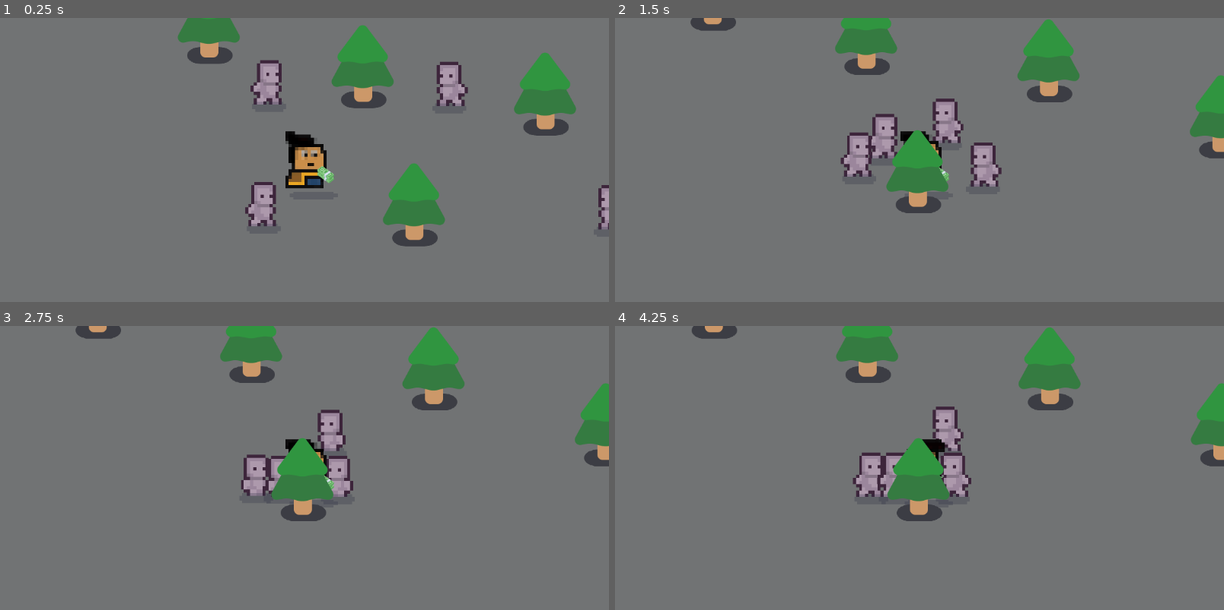
Above: before the commit, frames 1-4 (two rows, left to right).
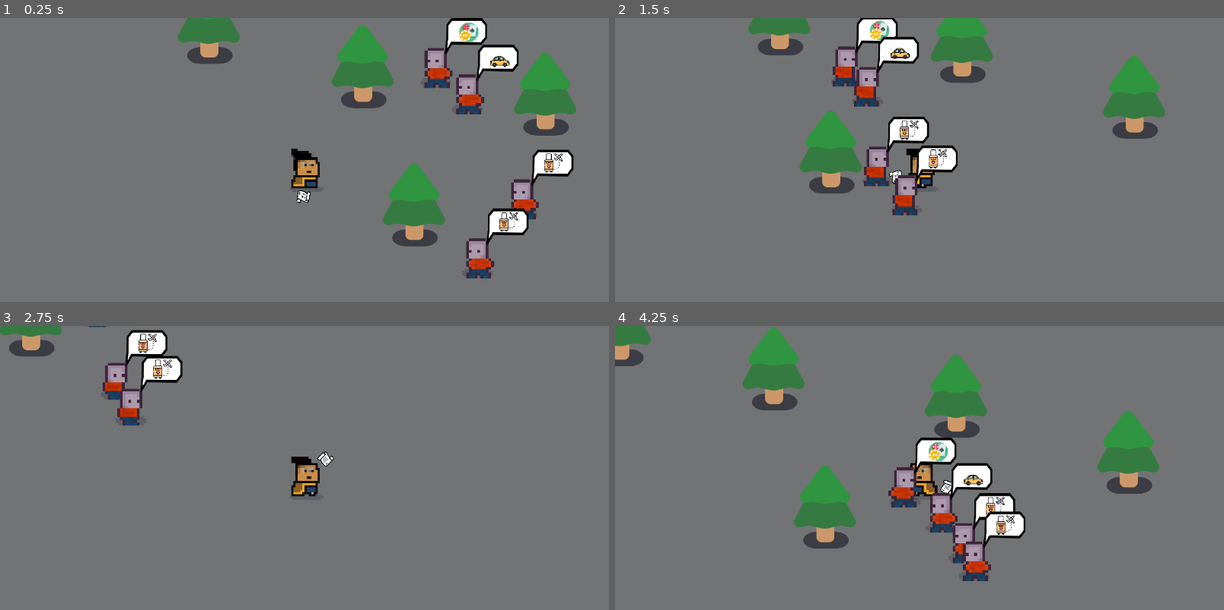
Above: after the commit, the same moments.

Repository: ZeekHoft/MoneyFrenzy
Game: Godot game, scene res://scenes/game.tscn
Same seed, same stepped clock (60 frames per second), same inputs: the game is played once before the commit and once after it.
Inputs (mouse positions are in pixels of both pictures, inside the frame that each line leads up to):
- Up to frame 1 (0.25 s): no input
- Up to frame 2 (1.5 s): move the mouse to (1053, 171) at 0.52 s; hold D (move_right) 0.53-1.28 s; move the mouse to (797, 205) at 1.27 s; hold S (move_down) from 1.28 s (still down)
- Up to frame 3 (2.75 s): move the mouse to (365, 422) at 2.02 s; release S (move_down) at 2.03 s; hold D (move_right) from 2.03 s (still down)
- Up to frame 4 (4.25 s): move the mouse to (889, 564) at 2.77 s; release D (move_right) at 2.78 s; hold W (move_up) 2.78-3.53 s; move the mouse to (1102, 547) at 3.52 s; hold A (move_left) from 3.53 s (still down)

The runs differ from the first frame. In frame 1, 7.3% of the frame differs, in the area x 40-100%, y 0-92%; in frame 2, 17%; in frame 3, 11%; in frame 4, 19%, in the area x 0-100%, y 0-90%.

Commit message:
fixed the logic for thought bubble

Diff:
--- a/mob.gd
+++ b/mob.gd
@@ -7,7 +7,7 @@
 
 func _physics_process(delta):
 	var mob_direction = global_position.direction_to(business_man.global_position)
-	velocity = mob_direction * 200.0
+	velocity = mob_direction * 100.0
 	animated_sprite_2d.play("running")
 	move_and_slide()
 
--- /dev/null
+++ b/random_images.gd
@@ -0,0 +1,10 @@
+extends Sprite2D
+
+var frames = texture.get_width() / region_rect.size.x
+
+
+func _ready():
+	var random_index = randi_range(0, 5)
+	region_rect.position.x = random_index * region_rect.size.x
+	print(frames)
+	print( random_index)
--- a/scenes/business_man.tscn
+++ b/scenes/business_man.tscn
@@ -163,10 +163,11 @@
 height = 106.0
 
 [node name="businessMan" type="CharacterBody2D"]
+scale = Vector2(0.7, 0.7)
 script = ExtResource("1_cm7y0")
 
 [node name="Shadow" type="Sprite2D" parent="."]
-position = Vector2(17.25, -12.25)
+position = Vector2(5.71428, -24.2857)
 scale = Vector2(7.60938, 3.57813)
 texture = ExtResource("2_mifeh")
 
@@ -185,4 +186,4 @@
 [node name="Camera2D" type="Camera2D" parent="."]
 
 [node name="Money" parent="." instance=ExtResource("4_q8pei")]
-position = Vector2(27, -27)
+position = Vector2(8, -50)
--- a/scenes/game.tscn
+++ b/scenes/game.tscn
@@ -35,13 +35,13 @@
 position = Vector2(230, 383)
 
 [node name="mob" parent="." instance=ExtResource("3_usmag")]
-position = Vector2(854, 467)
+position = Vector2(662, 430)
 
 [node name="mob2" parent="." instance=ExtResource("3_usmag")]
-position = Vector2(110, 487)
+position = Vector2(556, 217)
 
 [node name="mob3" parent="." instance=ExtResource("3_usmag")]
-position = Vector2(138, 177)
+position = Vector2(575, 550)
 
 [node name="mob4" parent="." instance=ExtResource("3_usmag")]
-position = Vector2(542, 201)
+position = Vector2(493, 162)
--- a/scenes/mob.tscn
+++ b/scenes/mob.tscn
@@ -1,39 +1,47 @@
-[gd_scene load_steps=10 format=3 uid="uid://beoqdp18yive5"]
+[gd_scene load_steps=12 format=3 uid="uid://beoqdp18yive5"]
 
-[ext_resource type="Texture2D" uid="uid://bqm4fl5bxtlwp" path="res://images/Prototype_Character.png" id="1_l3u8s"]
 [ext_resource type="Script" path="res://mob.gd" id="1_rski6"]
+[ext_resource type="Texture2D" uid="uid://baeofwjlkwhvk" path="res://images/customer.png" id="2_cw705"]
 [ext_resource type="Texture2D" uid="uid://bgxtjkayof65g" path="res://images/Shadow.png" id="3_s8n3j"]
+[ext_resource type="Texture2D" uid="uid://drn1kf7lkr0e3" path="res://images/bubble_thought.png" id="4_1awi4"]
+[ext_resource type="PackedScene" uid="uid://b20yp6d1wkslj" path="res://scenes/random_images.tscn" id="5_mfvb2"]
 
-[sub_resource type="AtlasTexture" id="AtlasTexture_url28"]
-atlas = ExtResource("1_l3u8s")
-region = Rect2(0, 128, 32, 32)
+[sub_resource type="AtlasTexture" id="AtlasTexture_xbuij"]
+atlas = ExtResource("2_cw705")
+region = Rect2(0, 100, 32, 25)
 
-[sub_resource type="AtlasTexture" id="AtlasTexture_4fv0s"]
-atlas = ExtResource("1_l3u8s")
-region = Rect2(32, 128, 32, 32)
+[sub_resource type="AtlasTexture" id="AtlasTexture_kq4av"]
+atlas = ExtResource("2_cw705")
+region = Rect2(32, 100, 32, 25)
 
-[sub_resource type="AtlasTexture" id="AtlasTexture_lr5hb"]
-atlas = ExtResource("1_l3u8s")
-region = Rect2(64, 128, 32, 32)
+[sub_resource type="AtlasTexture" id="AtlasTexture_27ru8"]
+atlas = ExtResource("2_cw705")
+region = Rect2(64, 100, 32, 25)
 
-[sub_resource type="AtlasTexture" id="AtlasTexture_rledl"]
-atlas = ExtResource("1_l3u8s")
-region = Rect2(96, 128, 32, 32)
+[sub_resource type="AtlasTexture" id="AtlasTexture_gt2tm"]
+atlas = ExtResource("2_cw705")
+region = Rect2(96, 100, 32, 25)
 
 [sub_resource type="SpriteFrames" id="SpriteFrames_d5jly"]
 animations = [{
 "frames": [{
 "duration": 1.0,
-"texture": SubResource("AtlasTexture_url28")
+"texture": SubResource("AtlasTexture_xbuij")
 }, {
 "duration": 1.0,
-"texture": SubResource("AtlasTexture_4fv0s")
+"texture": SubResource("AtlasTexture_kq4av")
 }, {
 "duration": 1.0,
-"texture": SubResource("AtlasTexture_lr5hb")
+"texture": SubResource("AtlasTexture_27ru8")
 }, {
 "duration": 1.0,
-"texture": SubResource("AtlasTexture_rledl")
+"texture": SubResource("AtlasTexture_gt2tm")
+}, {
+"duration": 1.0,
+"texture": SubResource("AtlasTexture_27ru8")
+}, {
+"duration": 1.0,
+"texture": SubResource("AtlasTexture_kq4av")
 }],
 "loop": true,
 "name": &"running",
@@ -45,6 +53,8 @@
 height = 80.0
 
 [node name="mob" type="CharacterBody2D"]
+scale = Vector2(0.9, 0.9)
+collision_layer = 2
 script = ExtResource("1_rski6")
 
 [node name="AnimatedSprite2D" type="AnimatedSprite2D" parent="."]
@@ -52,6 +62,7 @@
 scale = Vector2(5.838, 6)
 sprite_frames = SubResource("SpriteFrames_d5jly")
 animation = &"running"
+frame_progress = 0.100355
 
 [node name="Shadow" type="Sprite2D" parent="AnimatedSprite2D"]
 position = Vector2(0, 2.16667)
@@ -59,5 +70,14 @@
 texture = ExtResource("3_s8n3j")
 
 [node name="CollisionShape2D" type="CollisionShape2D" parent="."]
-position = Vector2(4, -42)
+position = Vector2(3.33333, -25.5556)
 shape = SubResource("CapsuleShape2D_rdit1")
+
+[node name="BubbleThought" type="Sprite2D" parent="."]
+position = Vector2(73.3333, -58.8889)
+scale = Vector2(0.589, 0.819094)
+texture = ExtResource("4_1awi4")
+
+[node name="random_images" parent="." instance=ExtResource("5_mfvb2")]
+position = Vector2(72.2222, -104.444)
+scale = Vector2(0.636398, 0.635489)
--- a/scenes/money.tscn
+++ b/scenes/money.tscn
@@ -1,11 +1,15 @@
-[gd_scene load_steps=3 format=3 uid="uid://dv7x0ioycxvah"]
+[gd_scene load_steps=4 format=3 uid="uid://dv7x0ioycxvah"]
 
-[ext_resource type="Texture2D" uid="uid://lc12vbvjbmgl" path="res://images/money.png" id="1_r3sf5"]
+[ext_resource type="Script" path="res://scripts/money.gd" id="1_mtkb1"]
+[ext_resource type="Texture2D" uid="uid://v35wt58muerd" path="res://images/paper.png" id="2_aht5u"]
 
 [sub_resource type="CircleShape2D" id="CircleShape2D_w1y21"]
-radius = 132.555
+radius = 182.525
 
 [node name="Money" type="Area2D"]
+collision_layer = 0
+collision_mask = 2
+script = ExtResource("1_mtkb1")
 
 [node name="CollisionShape2D" type="CollisionShape2D" parent="."]
 scale = Vector2(2, 2)
@@ -13,9 +17,10 @@
 
 [node name="pivotMoney" type="Marker2D" parent="."]
 
-[node name="Money" type="Sprite2D" parent="pivotMoney"]
-position = Vector2(13, -2.38419e-07)
+[node name="Paper" type="Sprite2D" parent="pivotMoney"]
+position = Vector2(72, 1)
+texture = ExtResource("2_aht5u")
+
+[node name="throwMoney" type="Marker2D" parent="pivotMoney/Paper"]
+position = Vector2(8, -1)
 scale = Vector2(0.503426, 0.634352)
-texture = ExtResource("1_r3sf5")
-
-[node name="throwMoney" type="Marker2D" parent="pivotMoney/Money"]
--- /dev/null
+++ b/scenes/random_images.tscn
@@ -0,0 +1,11 @@
+[gd_scene load_steps=3 format=3 uid="uid://b20yp6d1wkslj"]
+
+[ext_resource type="Texture2D" uid="uid://kl76mpns3sqc" path="res://images/object6.png" id="1_gftds"]
+[ext_resource type="Script" path="res://random_images.gd" id="1_n4o8r"]
+
+[node name="random_images" type="Sprite2D"]
+position = Vector2(225, 91)
+texture = ExtResource("1_gftds")
+region_enabled = true
+region_rect = Rect2(0, -0.1, 70.425, 70)
+script = ExtResource("1_n4o8r")
--- /dev/null
+++ b/scenes/thought.tscn
@@ -0,0 +1,59 @@
+[gd_scene load_steps=9 format=3 uid="uid://26ejwsvis5if"]
+
+[ext_resource type="Texture2D" uid="uid://hq5tebbp4b06" path="res://images/objects.png" id="2_731jv"]
+
+[sub_resource type="AtlasTexture" id="AtlasTexture_01xq2"]
+atlas = ExtResource("2_731jv")
+region = Rect2(0, 0, 76, 84)
+
+[sub_resource type="AtlasTexture" id="AtlasTexture_3i8gm"]
+atlas = ExtResource("2_731jv")
+region = Rect2(76, 0, 76, 84)
+
+[sub_resource type="AtlasTexture" id="AtlasTexture_tsp1t"]
+atlas = ExtResource("2_731jv")
+region = Rect2(152, 0, 76, 84)
+
+[sub_resource type="AtlasTexture" id="AtlasTexture_0f4ju"]
+atlas = ExtResource("2_731jv")
+region = Rect2(0, 84, 76, 84)
+
+[sub_resource type="AtlasTexture" id="AtlasTexture_c41e3"]
+atlas = ExtResource("2_731jv")
+region = Rect2(76, 84, 76, 84)
+
+[sub_resource type="AtlasTexture" id="AtlasTexture_kx52p"]
+atlas = ExtResource("2_731jv")
+region = Rect2(152, 84, 76, 84)
+
+[sub_resource type="SpriteFrames" id="SpriteFrames_k3f5a"]
+animations = [{
+"frames": [{
+"duration": 1.0,
+"texture": SubResource("AtlasTexture_01xq2")
+}, {
+"duration": 1.0,
+"texture": SubResource("AtlasTexture_3i8gm")
+}, {
+"duration": 1.0,
+"texture": SubResource("AtlasTexture_tsp1t")
+}, {
+"duration": 1.0,
+"texture": SubResource("AtlasTexture_0f4ju")
+}, {
+"duration": 1.0,
+"texture": SubResource("AtlasTexture_c41e3")
+}, {
+"duration": 1.0,
+"texture": SubResource("AtlasTexture_kx52p")
+}],
+"loop": true,
+"name": &"default",
+"speed": 1.0
+}]
+
+[node name="thoughts" type="AnimatedSprite2D"]
+position = Vector2(10, -21)
+scale = Vector2(0.56717, 0.566267)
+sprite_frames = SubResource("SpriteFrames_k3f5a")
+frame_progress = 0.236605
--- /dev/null
+++ b/scripts/money.gd
@@ -0,0 +1,18 @@
+extends Area2D
+
+
+
+
+func _physics_process(delta):
+	var enemies_in_range = get_global_mouse_position()
+	look_at(enemies_in_range)
+
+
+
+
+	##check if the enemies are in range
+	#if enemies_in_range.size() > 0:
+		##if its more then 0 there are enemies
+		#var target_nemies = enemies_in_range.front()
+		##returns the first index of an array -0
+		#look_at(target_nemies.global_position)
Binary file added: images/bubble_thought.png
Not shown, added: images/bubble_thought.png.import
Not shown, added: images/car.png.import
Binary file added: images/customer.png
Not shown, added: images/customer.png.import
Not shown, added: images/honeymoon.png.import
Not shown, added: images/house.png.import
Binary file added: images/loans/car.png
Not shown, added: images/loans/car.png.import
Binary file added: images/loans/casino.png
Not shown, added: images/loans/casino.png.import
Binary file added: images/loans/growth.png
(and 31 more such lines)
